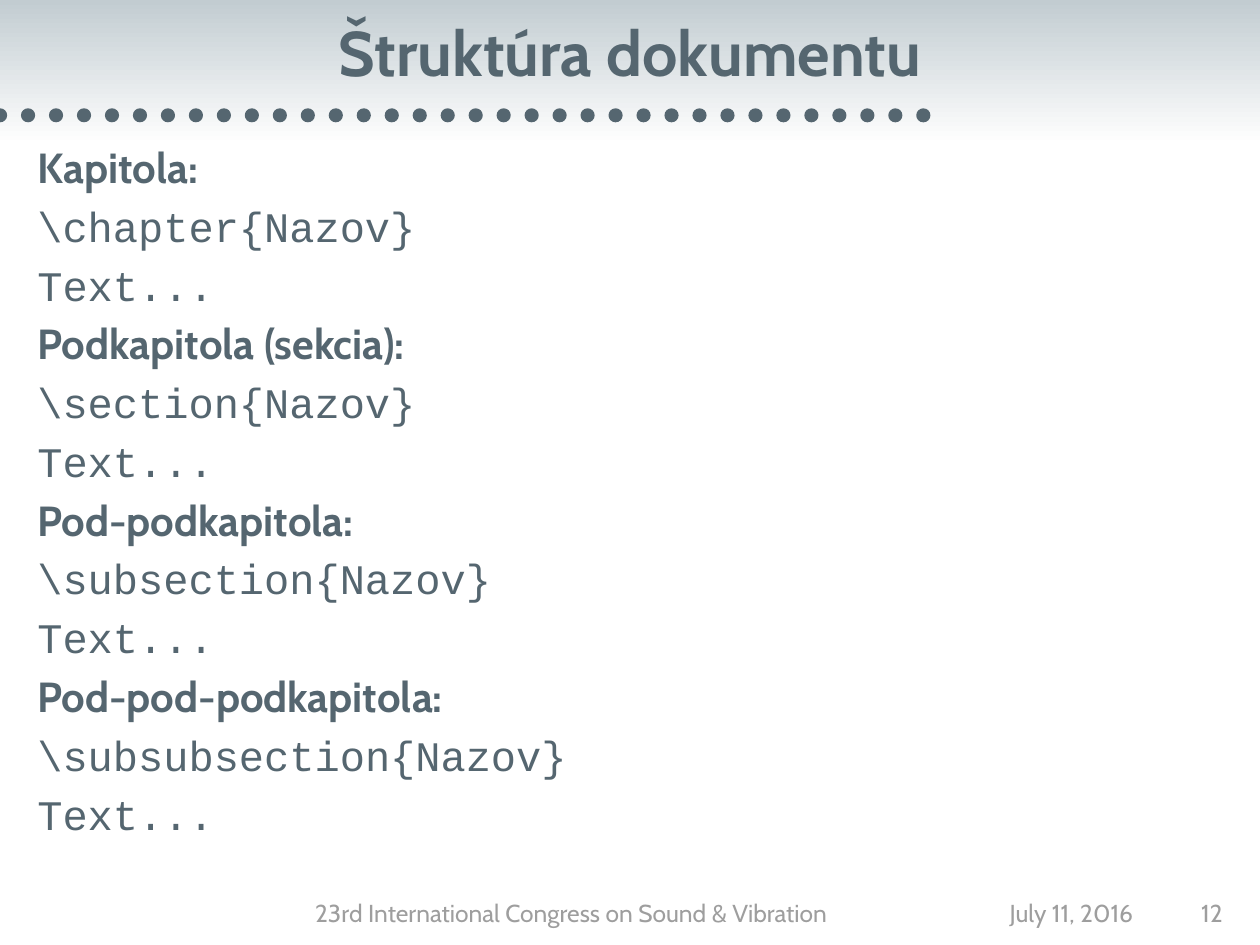
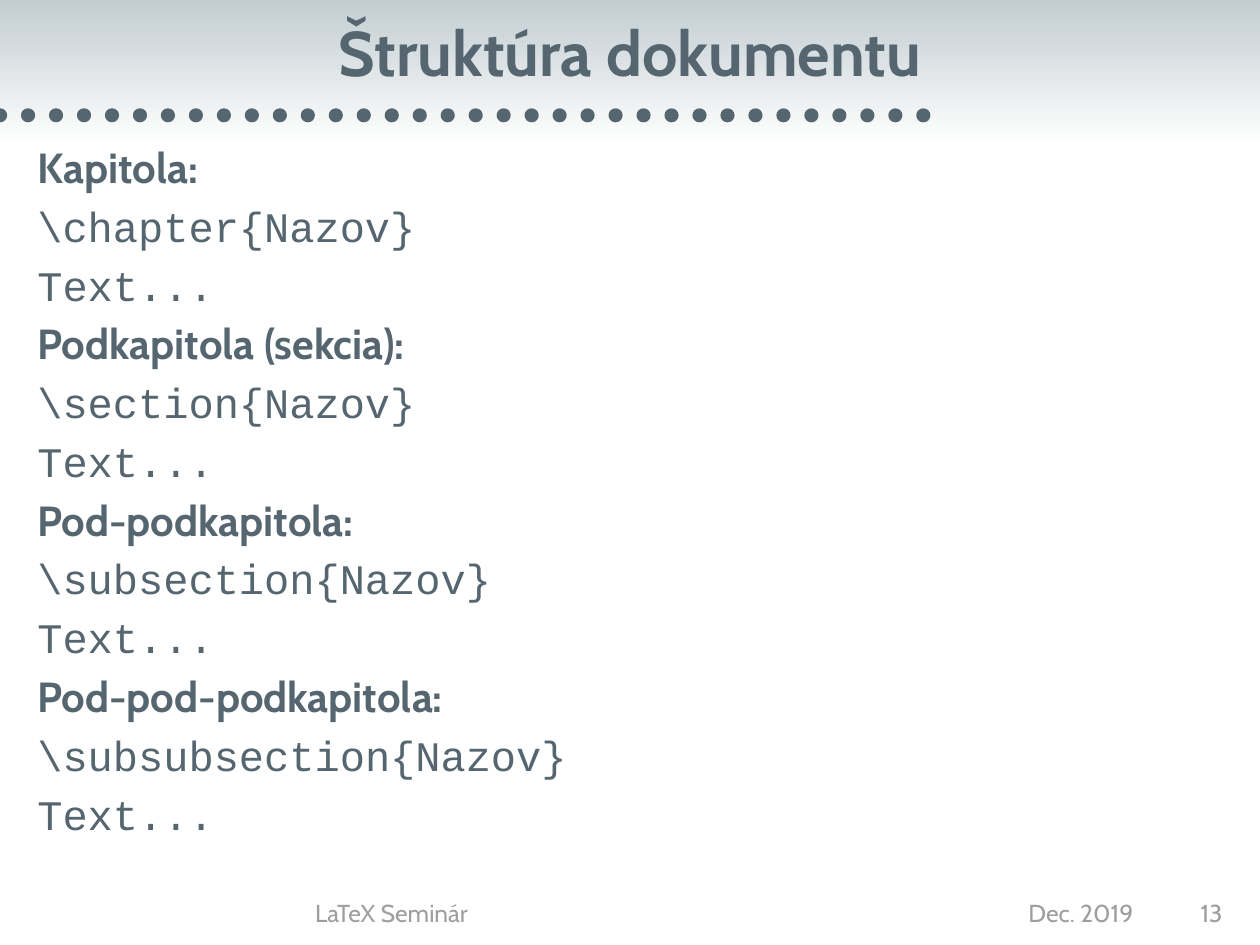
Before and after one commit to gergelytakacs/STU-thesis, a slide deck: slide 13 of tutorial/LaTeX_Takacs.pptx (slide 12 before the commit). Drawn at 1260x945 pixels with LibreOffice and Linux fonts; fonts in the diff are those of the drawing; background and template pictures are left out. Boxes give left, top, right and bottom in pixels: in the first picture for what was removed or moved away, otherwise in the second. Text is boxed around its words. In the diff, an @@ line names an element or a change of style, - is before the commit and + after.

```diff
--- a/tutorial/LaTeX_Takacs.pptx
+++ b/tutorial/LaTeX_Takacs.pptx
@@ text at (315,904,468,922): text changed @@
-23rd International Congress on Sound & Vibration
+LaTeX Seminár
@@ text at (1028,904,1133,922): text changed @@
-July 11, 2016
+Dec. 2019
@@ page number at (1201,904,1223,922): text changed @@
-12
+13
```
Also in this commit, not shown: 48 other slides changed, 41 other files.
